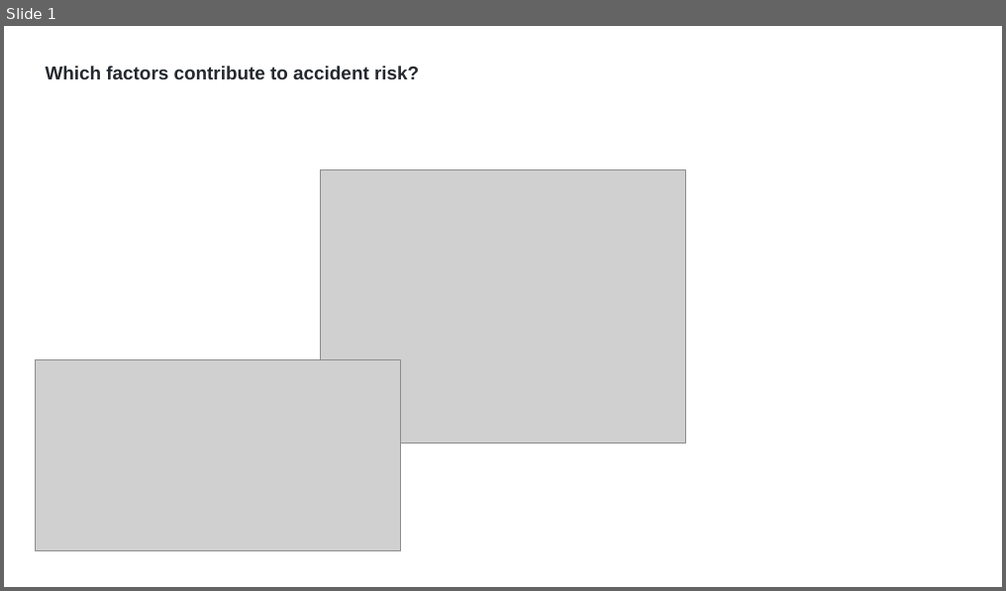
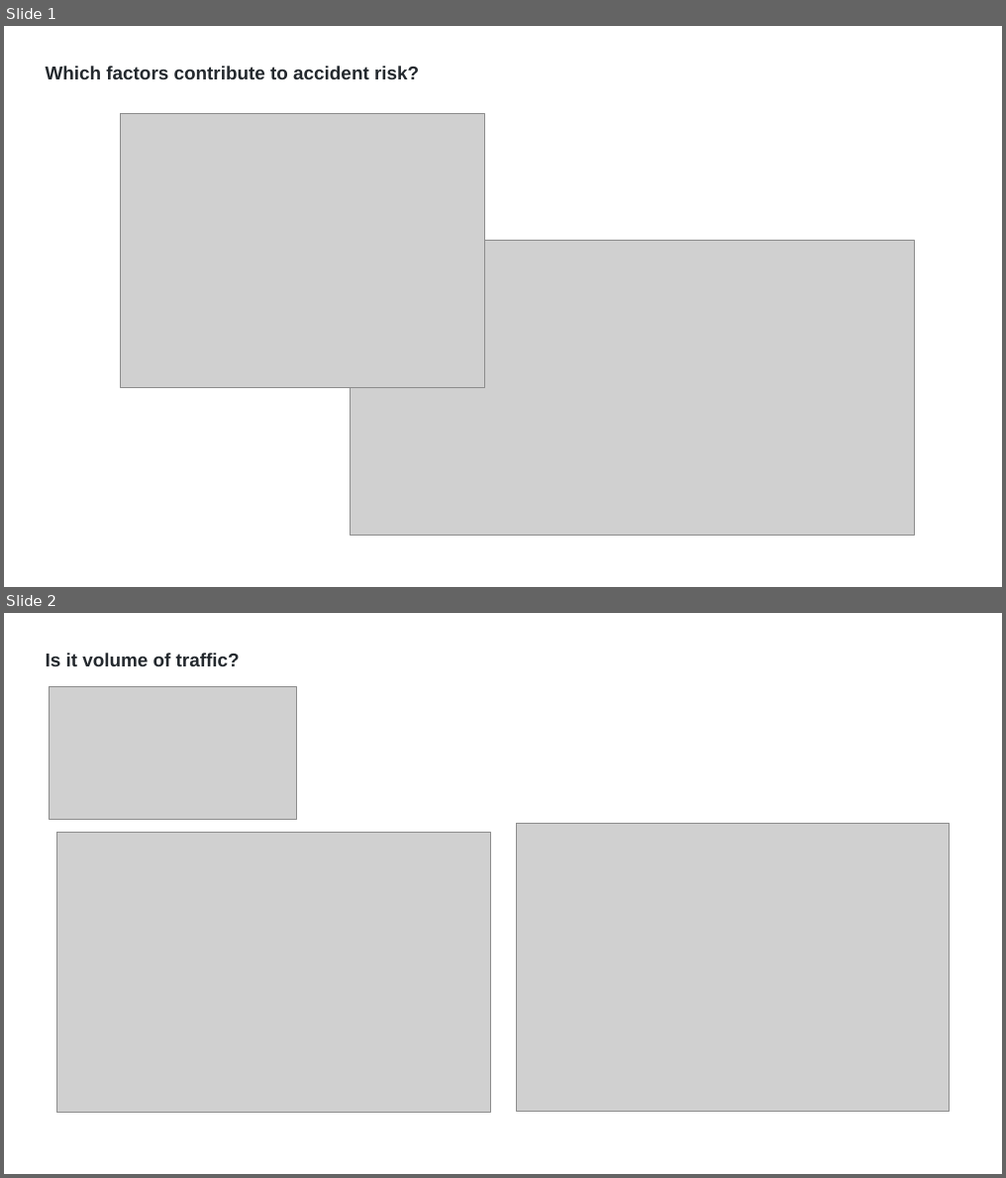
Before and after one commit to Garywtne/Team_Project_One, a slide deck: Presentation_images/Pres1.pptx. Shown one above the other, each under a label of ours: slide 1 before the commit, slides 1 and 2 after it. The pictures are 1006x591 and 1006x1178 pixels, drawn with LibreOffice and Linux fonts; fonts in the diff are those of the drawing; grey boxes stand for pictures. Boxes give left, top, right and bottom in pixels: in the first picture for what was removed or moved away, otherwise in the second. Text is boxed around its words. In the diff, an @@ line names an element or a change of style, - is before the commit and + after.

```diff
--- a/Presentation_images/Pres1.pptx
+++ b/Presentation_images/Pres1.pptx
@@ slide 2 added at box(4, 613, 1002, 1174), background #FFFFFF @@
@@ text added at box(46, 653, 240, 666), 18 pt, text #24292E, bold @@
+Is it volume of traffic?
@@ picture added at box(49, 687, 297, 820) @@
@@ picture added at box(56, 833, 490, 1113) @@
@@ picture added at box(516, 823, 949, 1112) @@
@@ slide 1 changed as well @@
@@ picture: place and size @@
-picture at box(321, 170, 686, 444)
+picture at box(120, 113, 485, 387)
@@ picture: place and size @@
-picture at box(36, 361, 401, 552)
+picture at box(350, 240, 915, 536)
```
Also in this commit, not shown: 5 other slides added, 15 slides removed, 28 other files.
